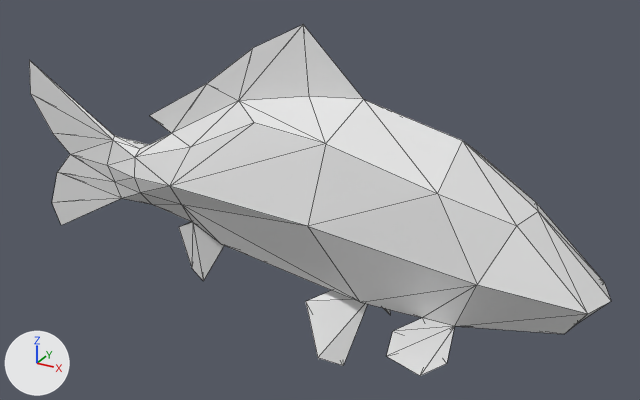
One commit to the Blender file animals/fish/cyprinus rubrofuscus/Cyprinus_rubrofuscus.blend: the scene before it, then after it.
Camera for both pictures: a camera (50 mm lens) standing at (0.415, -0.705, 0.344) and looking at (0.02, 0.012, -0.015). Arrows for +X, +Y and +Z are at lower left; the lights stay in place. Mesh edges are drawn as thin lines.

Names of what the first picture shows: 'Fish'.
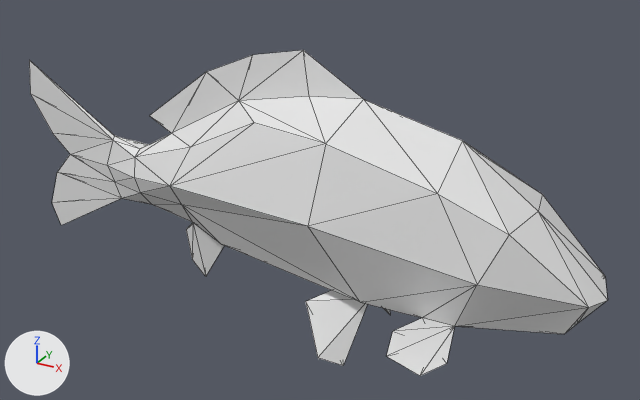
Boxes [x1, y1, x2, y2] around the edits, measured in the pictures (640 x 400 px; the box of a moved part takes in the faces that stretch with it):
'Fish', reshaped (7% shorter)
    before: [29, 25, 611, 376]
    after: [29, 50, 608, 376]
part 1 of me_cube, moved or reshaped
    before: [438, 141, 611, 334]
    after: [438, 141, 608, 334]
part 2 of me_cube, moved or reshaped
    before: [150, 25, 363, 133]
    after: [150, 50, 363, 133]
part 3 of me_cube, moved or reshaped
    before: [179, 222, 224, 281]
    after: [186, 222, 224, 277]

Edits to the bpy script that builds the scene:
```text
Change me_cube:
    where me_cube.from_pydata(...)  # 100 vertices, 198 faces; spans x -0.354..0.313, y -0.121..0.121, z -0.153..0.164
    used by ob_fish; location = (0.0, 0.0, 0.0)
    me_cube part 1
    me_cube.vertices[10].co: (0.233, 0.028, 0.022) -> (0.233, 0.049, 0.022)  # pixel (535, 202) -> pixel (542, 194)
    me_cube.vertices[11].co: (0.233, -0.028, 0.022) -> (0.233, -0.049, 0.022)  # pixel (516, 225) -> pixel (509, 234)
    me_cube.vertices[18].co: (0.301, 0.031, -0.043) -> (0.301, 0.031, -0.037)  # pixel (604, 282) -> pixel (605, 276)
    me_cube.vertices[19].co: (0.301, -0.031, -0.043) -> (0.301, -0.031, -0.037)  # pixel (587, 313) -> pixel (588, 307)
    me_cube.vertices[30].co: (0.313, 0.0, -0.043) -> (0.31, 0.0, -0.043)  # pixel (611, 301) -> pixel (607, 300)
    me_cube part 2
    me_cube.vertices[37].co: (0.009, 0.0, 0.164) -> (0.009, 0.0, 0.14)  # pixel (303, 24) -> pixel (303, 50)
    me_cube.vertices[38].co: (-0.103, 0.0, 0.092) -> (-0.103, 0.0, 0.104)  # pixel (206, 83) -> pixel (206, 71)
    me_cube.vertices[66].co: (-0.047, 0.0, 0.135) -> (-0.047, 0.0, 0.128)  # pixel (252, 48) -> pixel (252, 54)
    me_cube part 3
    me_cube.vertices[87].co: (-0.123, 0.0, -0.14) -> (-0.119, 0.0, -0.133)  # pixel (203, 281) -> pixel (205, 276)
    me_cube.vertices[88].co: (-0.152, 0.0, -0.079) -> (-0.142, 0.0, -0.08)  # pixel (178, 227) -> pixel (186, 229)
    me_cube.vertices[89].co: (-0.137, 0.0, -0.127) -> (-0.136, 0.0, -0.115)  # pixel (191, 268) -> pixel (192, 259)
```
